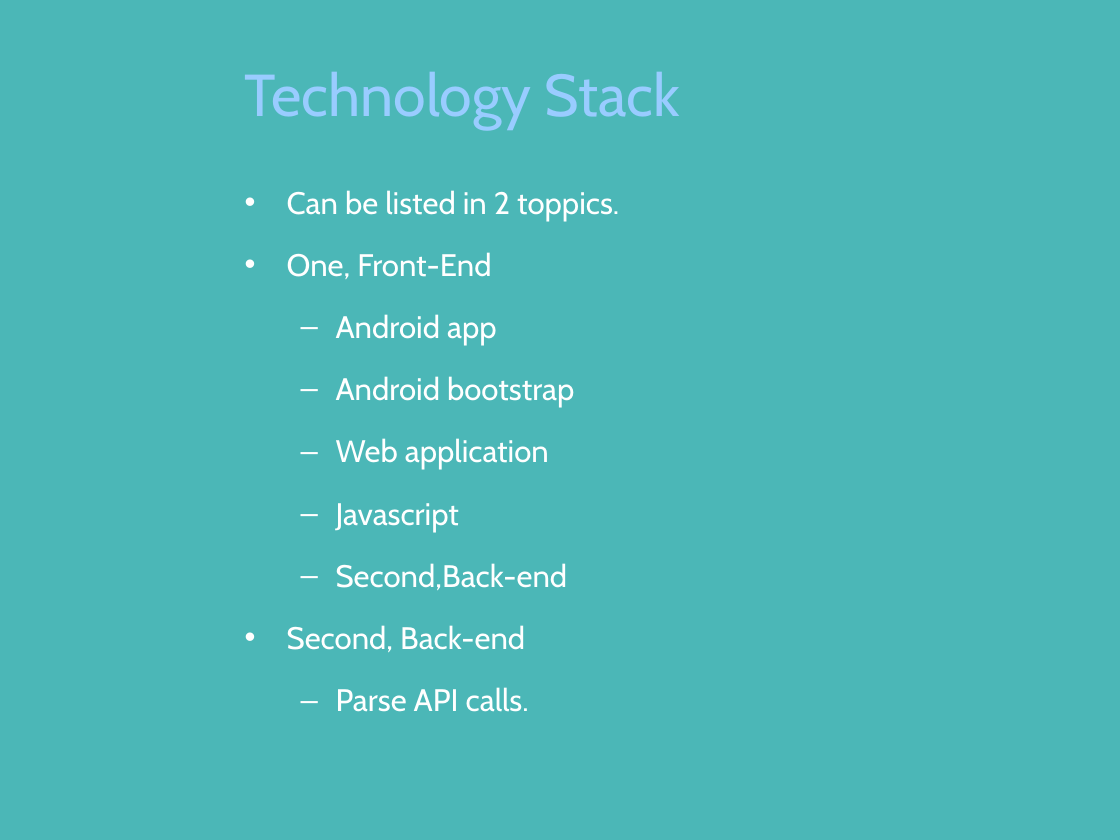
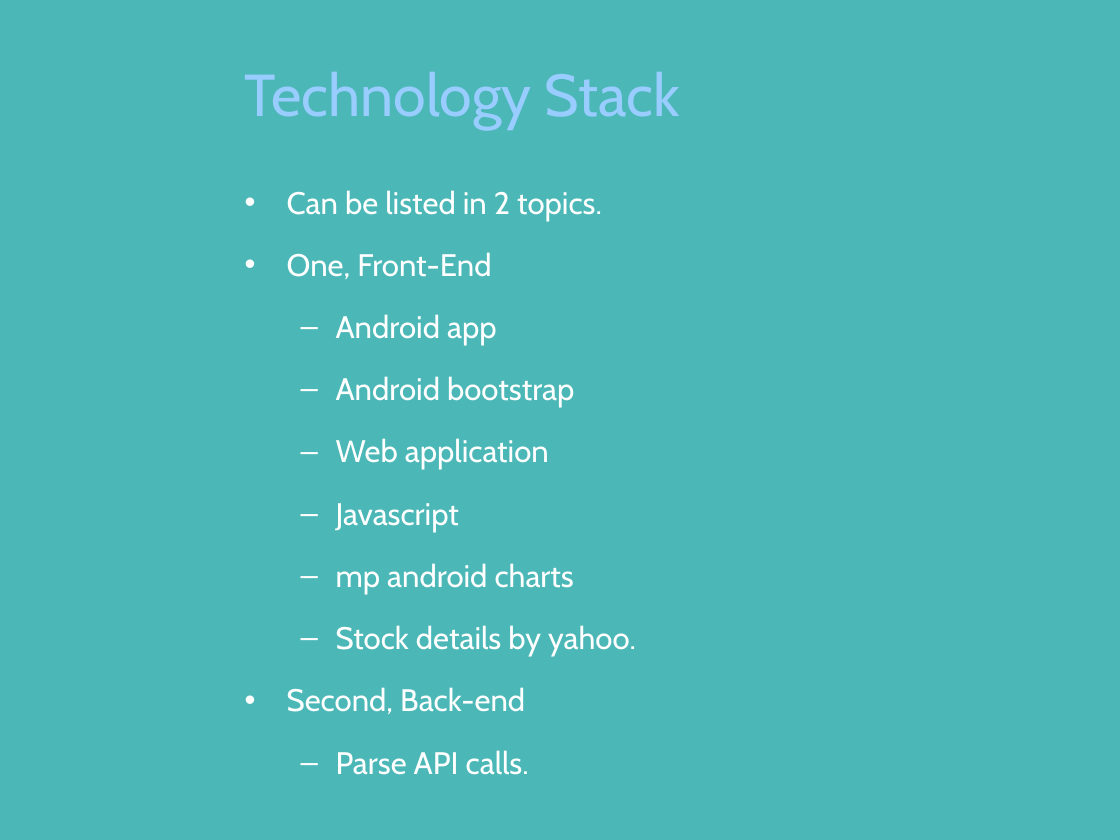
Before and after one commit to vishwakulkarni/India-hacks, a slide deck: slide 5 of Working IndiaHacks/BULL STOCK.pptx (slide 6 before the commit). Drawn at 1120x840 pixels with LibreOffice and Linux fonts; fonts in the diff are those of the drawing; background and template pictures are left out. Boxes give left, top, right and bottom in pixels: in the first picture for what was removed or moved away, otherwise in the second. Text is boxed around its words. In the diff, an @@ line names an element or a change of style, - is before the commit and + after.

```diff
--- a/Working IndiaHacks/BULL STOCK.pptx
+++ b/Working IndiaHacks/BULL STOCK.pptx
@@ text at bbox=[287, 190, 602, 221]: text changed @@
-• Can be listed in 2 toppics.
+• Can be listed in 2 topics.
@@ text at bbox=[287, 252, 574, 775]: line spacing 24pt to 1 @@
@@ text at bbox=[336, 563, 636, 657]: text changed @@
-  – Second,Back-end
+  – mp android charts
+  – Stock details by yahoo.
```
Also in this commit, not shown: 4 other slides changed, 2 slides added, 5 slides removed.
